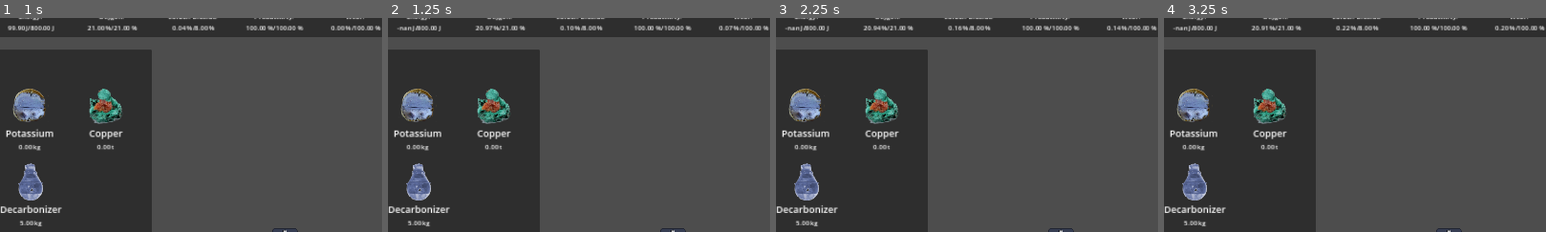
Above: before the commit, frames 1-4 (left to right).
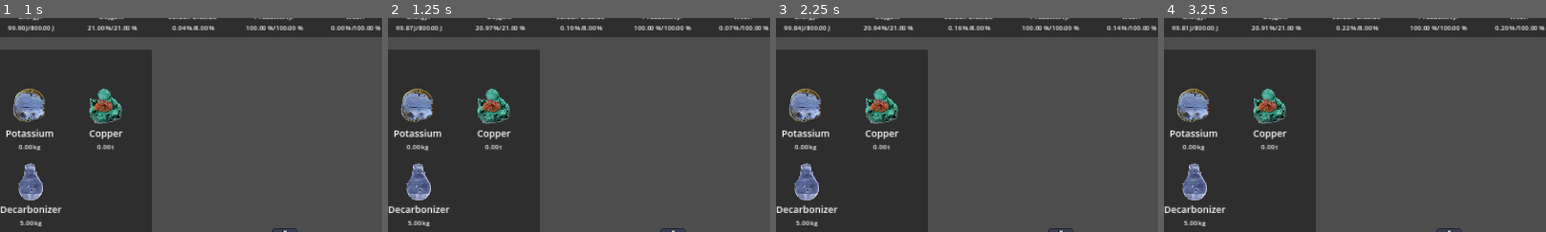
Above: after the commit, the same moments.

Repository: d-sacre/empire-space-company
Game: Godot game, scene res://scenes/game/game.tscn
Same seed, same stepped clock (60 frames per second), same inputs: the game is played once before the commit and once after it. The engine's default icon, where the game draws it, is replaced by a stand-in: a white triangle on a blue panel in a dark square.
Inputs (mouse positions are % of the whole screen's width and height, from its top left):
- Up to frame 1 (1 s): click "Decarbonize" at 0.5 s
- Up to frame 2 (1.25 s): no input
- Up to frame 3 (2.25 s): click "Decarbonize" at 1.25 s; click "Decarbonize" at 2 s
- Up to frame 4 (3.25 s): tap Enter at 2.75 s; move the mouse to (72, 45) at 2.77 s; click (72, 45) at 2.85 s
The pictures show only the part of the screen within x 14-64%, y 4-54%; the shares and areas given below are measured in that part.

Frame 1 is identical in both runs. In frame 2, 0.2% of the frame differs, in the area x 2-15%, y 3-7%; in frame 3, 0.2%; in frame 4, 0.2%.

Commit message:
fixed some bugs and added refinery math

Diff:
--- a/simulation/ore.gd
+++ b/simulation/ore.gd
@@ -7,7 +7,7 @@
 
 class Potassium:
 	const EnergyReq : float = 0.3
-	const EnergyRate : float = 0.33
+	const RefiningRate : float = 0.33
 	const ProcessRate : float = 3.0
 
 class Decarbonizer:
--- a/simulation/resources.gd
+++ b/simulation/resources.gd
@@ -36,6 +36,7 @@
 var ref_rate_caloricum : float = 0.0
 var ref_rate_copper : float = 0.0
 var ref_rate_potassium : float = 0.0
+var ref_rate_decarbonizer : float = 0.0
 
 func CalcFco2() -> float:
 	var values : Vector2 = Gas.CO2.Values(co2)
@@ -47,7 +48,9 @@
 	var idleRobots : int = maxRobots - workingRobots
 	var fo2 : float = (Gas.O2.maxFactor - Gas.O2.minFactor) / (Gas.O2.max - Gas.O2.min) * o2
 	var fco2 : float = self.CalcFco2()
-	var p_ref_factor : float = (1.0 - wear) * machinespeed / workingWorkers
+	var p_ref_factor : float = 0.0
+	if workingWorkers > 0:
+		p_ref_factor = (1.0 - wear) * machinespeed / workingWorkers
 	p_ref_all = p_ref_factor * (fo2 * fco2 * workingHumans + (1 - wear) * workingRobots)
 	co2 = maxf(Gas.CO2.min, co2 - Ore.Decarbonizer.CO2Reduction * usedDecarbonizer)
 	usedDecarbonizer = 0.0
@@ -57,12 +60,25 @@
 	var e_drill : float = Machine.Drill.EnergyUsage / (1 - wear) * (drillspeed * machinespeed)**2
 	var e_train : float = Machine.Train.EnergyUsage * massTrain / (1 - wear) * (trainspeed * machinespeed)**2
 	var e_lift : float = Machine.Lift.EnergyUsage * massLift / (1 - wear) * (liftspeed * machinespeed)**2
-	var e_ref_ore : float = ref_rate_copper * Ore.Caloricum.EnergyReq + ref_rate_potassium * Ore.Potassium.EnergyReq
+	var e_ref_ore : float = ref_rate_caloricum * Ore.Caloricum.EnergyReq + ref_rate_potassium * Ore.Potassium.EnergyReq
 	var e_ref_usage : float = p_ref_all * workingWorkers * e_ref_ore
 	var e_ref_gen : float = p_ref_all * workingWorkers * ref_rate_caloricum * Ore.Caloricum.EnergyRate
 	energy = energy - e_workers - e_drill - e_train - e_lift - e_ref_usage + e_ref_gen
 	wear = wear + Machine.WearFactor * machinespeed**2
+	var m_caloricum : float = Ore.Caloricum.ProcessRate * p_ref_all * workingWorkers * ref_rate_caloricum
+	var m_potassium : float = Ore.Potassium.ProcessRate * p_ref_all * workingWorkers * ref_rate_potassium
+	var m_decarb : float = Ore.Potassium.RefiningRate * p_ref_all * workingWorkers * ref_rate_decarbonizer
 
+	print("p: ", p_ref_factor)
+	print("p: ", p_ref_all)
+	print("Workers: ", e_workers)
+	print("Drill: ", e_drill)
+	print("train: ", e_train)
+	print("lift: ", e_lift)
+	print("ore: ", e_ref_ore)
+	print("use: ", e_ref_usage)
+	print("gen: ", e_ref_gen)
+	print("energy: ", energy)
 
 
 func _process(_delta : float) -> void:
